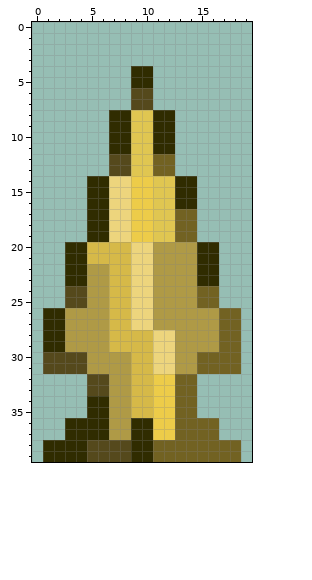
Pixel-art sprite: Content/Bosses/BossHomingDagger.png. That is the earlier state.
The file is 20x40 pixels.
Once edited:
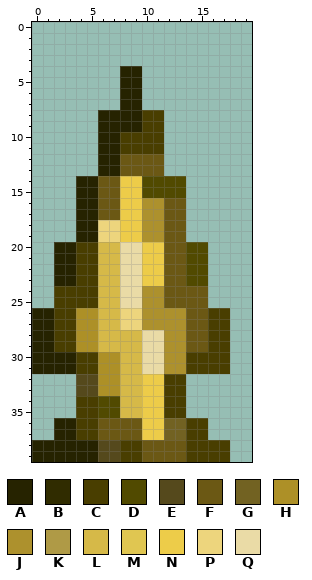
Palette (. is transparent): A #262300  B #302c00  C #493e00  D #514a00  E #55491c  F #6b5814  G #726222  H #ad9027  J #ad912d  K #af9a46  L #d6b948  M #e0c651  N #edcc49  P #edd57d  Q #eadba6
Change:
Changed rows in their new state; - is an unchanged pixel.
first column x 0:
 4 --------AA.--------
 5 --------AA.--------
 6 --------AA.--------
 7 --------AA.--------
 8 ------AAAACC.------
 9 ------AAAACC.------
10 ------AACCCC.------
11 ------AACCCC.------
12 ------AAFFFF.------
13 ------AAFFFF.------
14 ----AAFFN-DDDD.----
15 ----AAFFN-DDDD.----
16 ----AAFFN-JJFF.----
17 ----AAFFN-JJFF.----
18 ----AAP-N-JJFF.----
19 ----AAP-N-JJFF.----
20 --AACC--QQNNFFDD.--
21 --AACC--QQNNFFDD.--
22 --AACCL-QQNNFFDD.--
23 --AACCL-QQNNFFDD.--
24 --CCCCL-QQJJFFFF.--
25 --CCCCL-QQJJFFFF.--
26 AACCHHL-P-JJJJFFCC.
27 AACCHHL-P-JJJJFFCC.
28 AACCHHL---QQJJFFCC.
29 AACCHHL---QQJJFFCC.
30 AAAACCHHL-QQJJCCCC.
31 AAAACCHHL-QQJJCCCC.
32 ----E-HHL-N-CC.----
33 ----E-HHL-N-CC.----
34 ----CCDDL-N-CC.----
35 ----CCDDL-N-CC.----
36 --AACCFFFFN-G-CC.--
37 --AACCFFFFN-G-CC.--
38 AAAAAA--CCFFFFCCCC.
39 AAAAAA--CCFFFFCCCC.
Pixel boxes of the changes (left, top, right, bottom) in both pictures:
changed: (32, 66, 241, 462)
